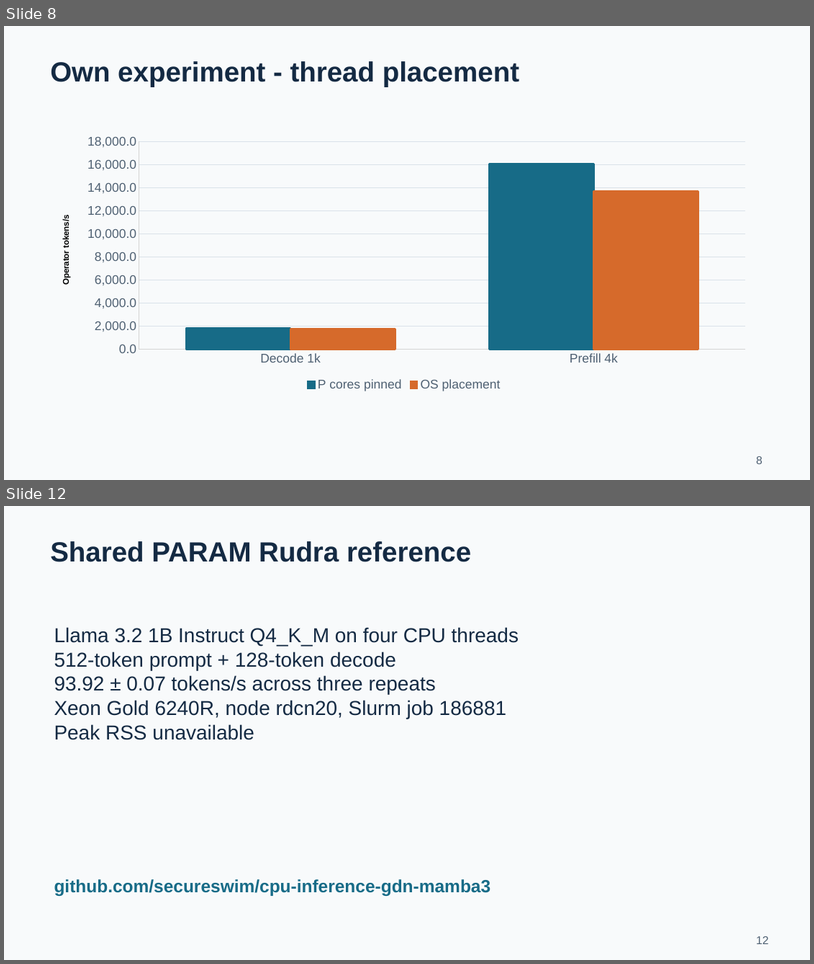
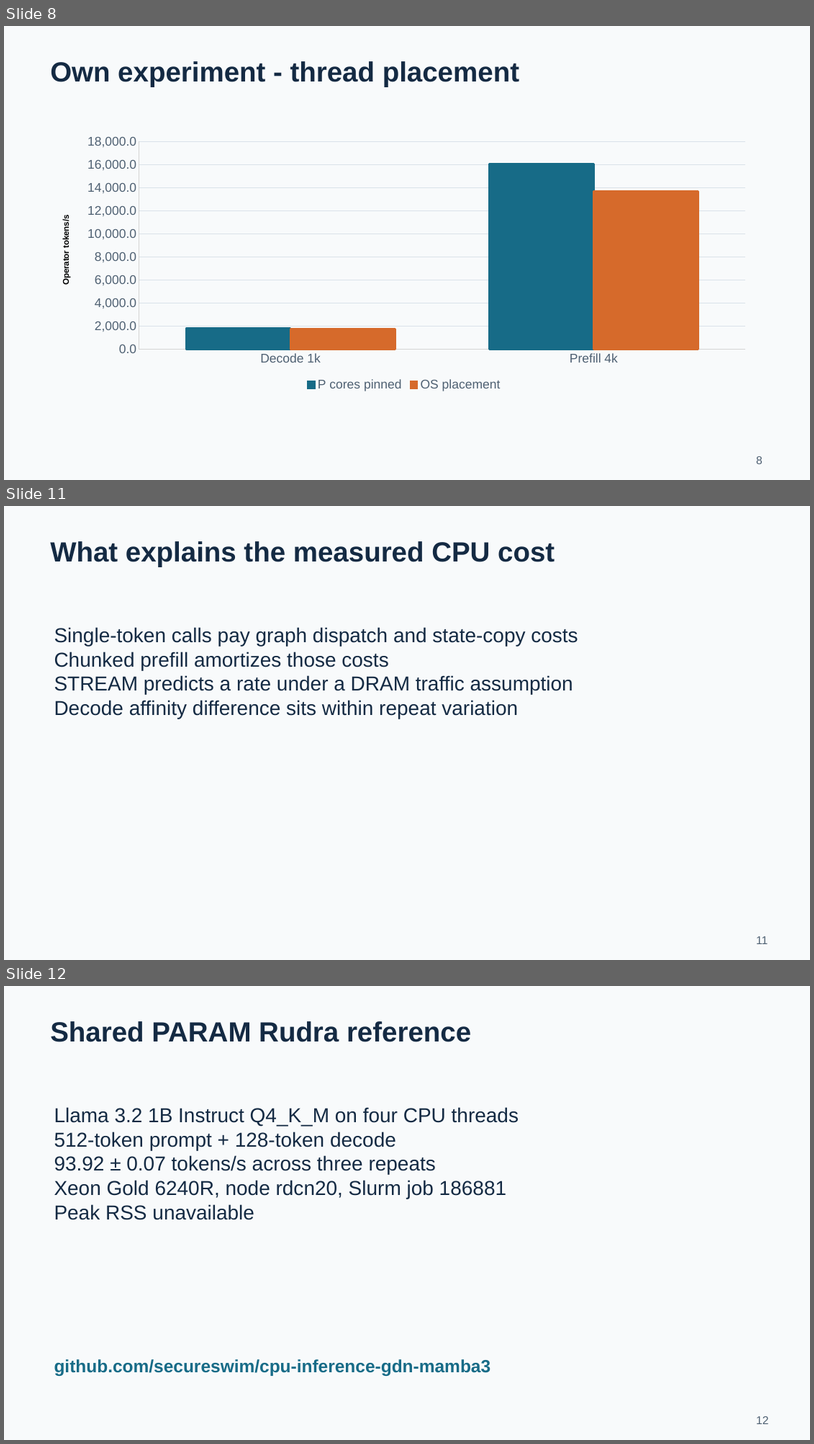
Before and after one commit to secureswim/cpu-inference-gdn, a slide deck: output/Project_1_Presentation.pptx. Shown one above the other, each under a label of ours: slides 8 and 12 before the commit, slides 8, 11 and 12 after it; the slides between them are not shown. The pictures are 814x964 and 814x1444 pixels, drawn with LibreOffice and Linux fonts; fonts in the diff are those of the drawing. Boxes give left, top, right and bottom in pixels: in the first picture for what was removed or moved away, otherwise in the second. Text is boxed around its words. In the diff, an @@ line names an element or a change of style, - is before the commit and + after.

```diff
--- a/output/Project_1_Presentation.pptx
+++ b/output/Project_1_Presentation.pptx
@@ slide 11 added at [4, 506, 810, 960], background #F8FAFB @@
@@ text added at [50, 541, 555, 567], 33 pt, text #142A43, bold @@
+What explains the measured CPU cost
@@ text added at [54, 627, 578, 718], 24 pt, text #142A43 @@
+Single-token calls pay graph dispatch and state-copy costs
+Chunked prefill amortizes those costs
+STREAM predicts a rate under a DRAM traffic assumption
+Decode affinity difference sits within repeat variation
@@ text added at [756, 936, 768, 944], 13.5 pt, text #4E6072 @@
+11
```
Also in this commit, not shown: 1 slide changed, 2 other slides added, 3 slides removed, 40 other files.
